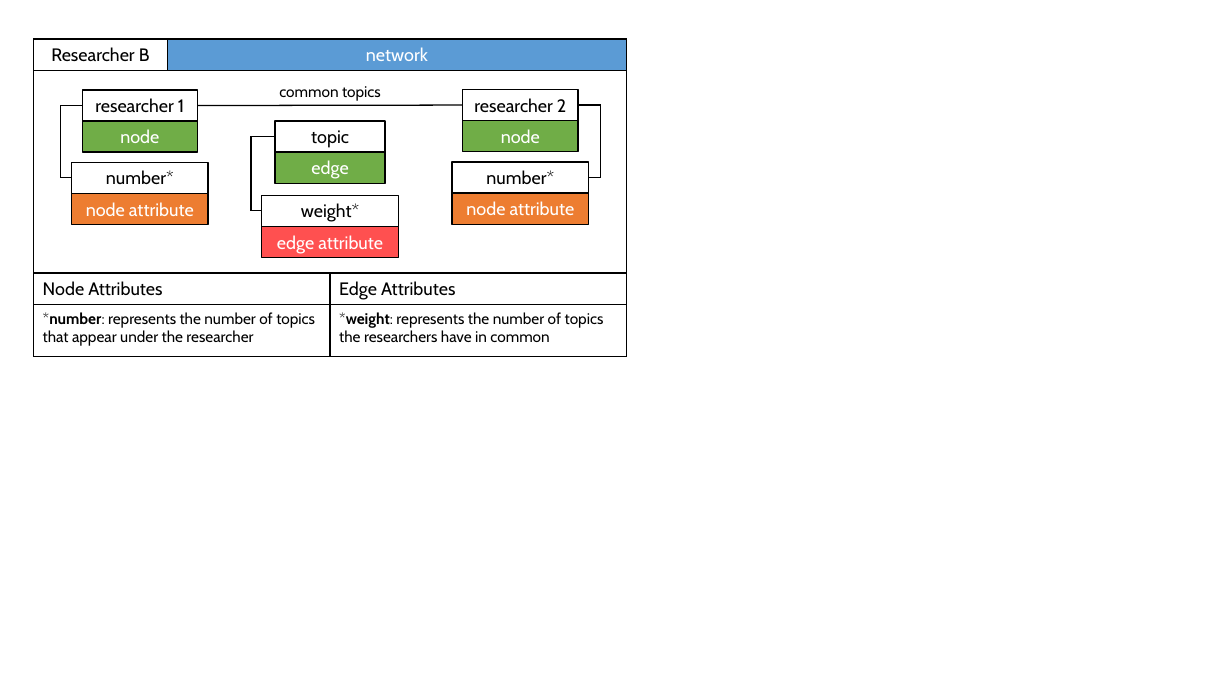
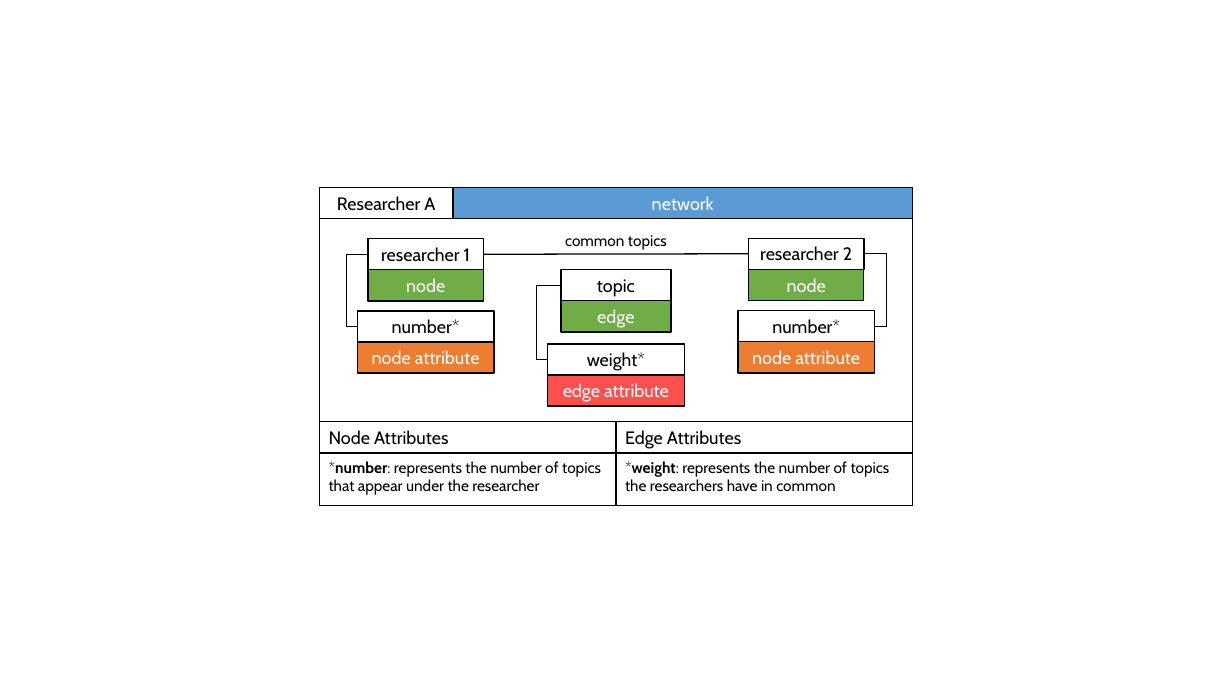
Before and after one commit to SergiuTripon/msc-thesis-na-epsrc, a slide deck: slide 3 of wiki/networks-explained/pptx/networks_explained.pptx (slide 4 before the commit). Drawn at 1232x693 pixels with LibreOffice and Linux fonts; fonts in the diff are those of the drawing. Boxes give left, top, right and bottom in pixels: in the first picture for what was removed or moved away, otherwise in the second. Text is boxed around its words. In the diff, an @@ line names an element or a change of style, - is before the commit and + after.

```diff
--- a/wiki/networks-explained/pptx/networks_explained.pptx
+++ b/wiki/networks-explained/pptx/networks_explained.pptx
@@ 19 rectangles, 3 texts, 3 elbow lines, 1 line: place and size @@
-19 rectangles, 3 texts, 3 elbow lines, 1 line at <box>33,39,627,357</box>
+19 rectangles, 3 texts, 3 elbow lines, 1 line at <box>320,188,913,506</box>
@@ text in rectangle at <box>337,196,435,210</box>: text changed @@
-Researcher B
+Researcher A
```
Also in this commit, not shown: 3 other slides changed, 13 other files.
